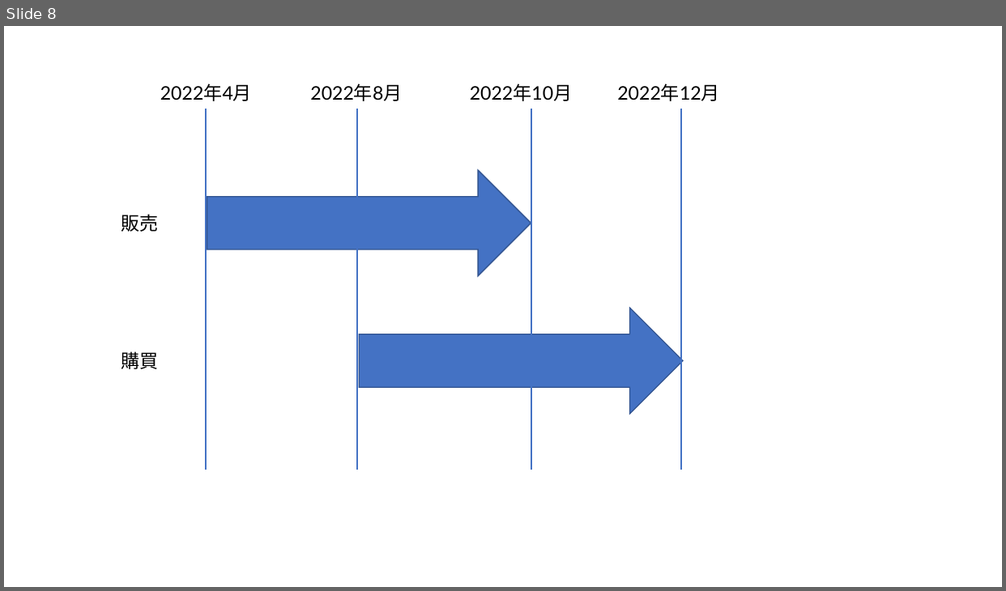
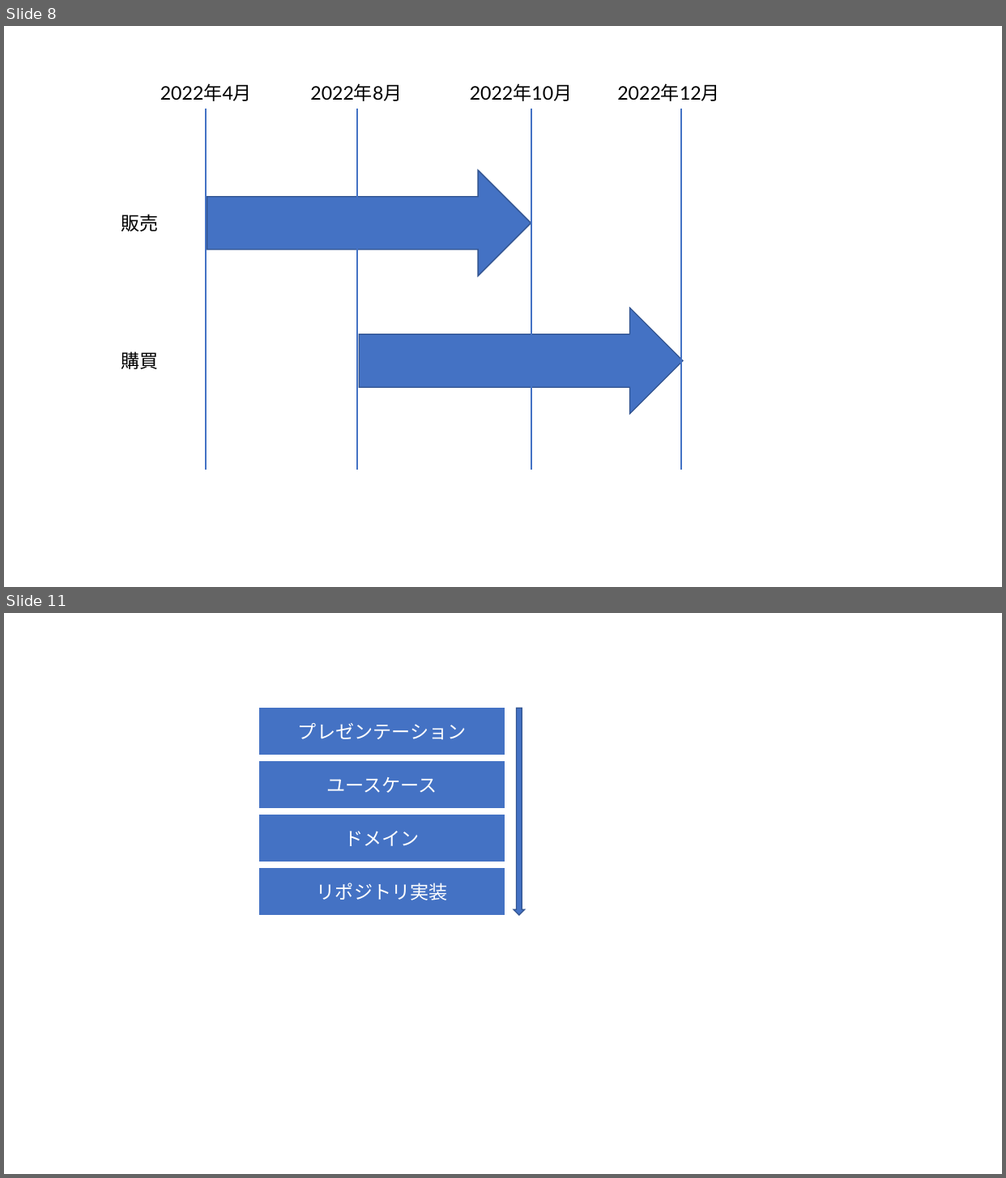
Before and after one commit to nuitsjp/WpfArchitecture2022Article, a slide deck: AdventureWorks.pptx. Shown one above the other, each under a label of ours: slide 8 before the commit, slides 8 and 11 after it; the slides between them are not shown. The pictures are 1006x591 and 1006x1178 pixels, drawn with LibreOffice and Linux fonts; fonts in the diff are those of the drawing. Boxes give left, top, right and bottom in pixels: in the first picture for what was removed or moved away, otherwise in the second. Text is boxed around its words. In the diff, an @@ line names an element or a change of style, - is before the commit and + after.

```diff
--- a/AdventureWorks.pptx
+++ b/AdventureWorks.pptx
@@ slide 11 added at (4, 613, 1002, 1174), background #FFFFFF @@
@@ rectangle added at (256, 705, 509, 757), fill #4472C4, outline #FFFFFF 6 pt, 18 pt, text #FFFFFF @@
+プレゼンテーション
@@ down arrow added at (513, 708, 525, 915), fill #4472C4, outline #325491 1 pt @@
@@ rectangle added at (256, 758, 509, 811), fill #4472C4, outline #FFFFFF 6 pt, 18 pt, text #FFFFFF @@
+ユースケース
@@ rectangle added at (256, 811, 509, 865), fill #4472C4, outline #FFFFFF 6 pt, 18 pt, text #FFFFFF @@
+ドメイン
@@ rectangle added at (256, 865, 509, 918), fill #4472C4, outline #FFFFFF 6 pt, 18 pt, text #FFFFFF @@
+リポジトリ実装
```
Also in this commit, not shown: 3 other slides added, 35 other files.
